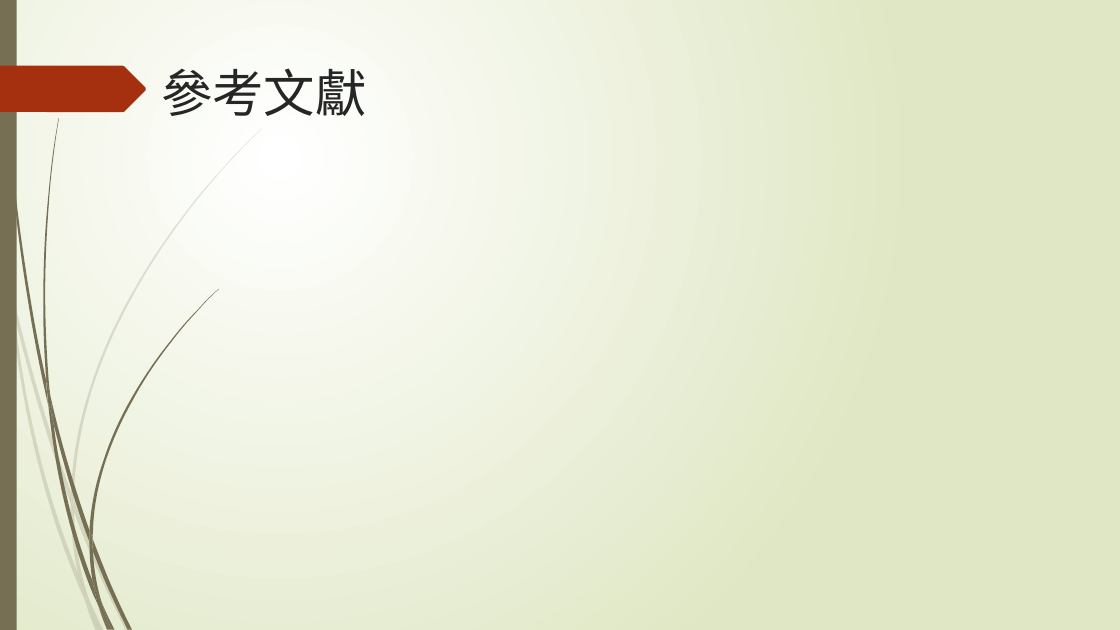
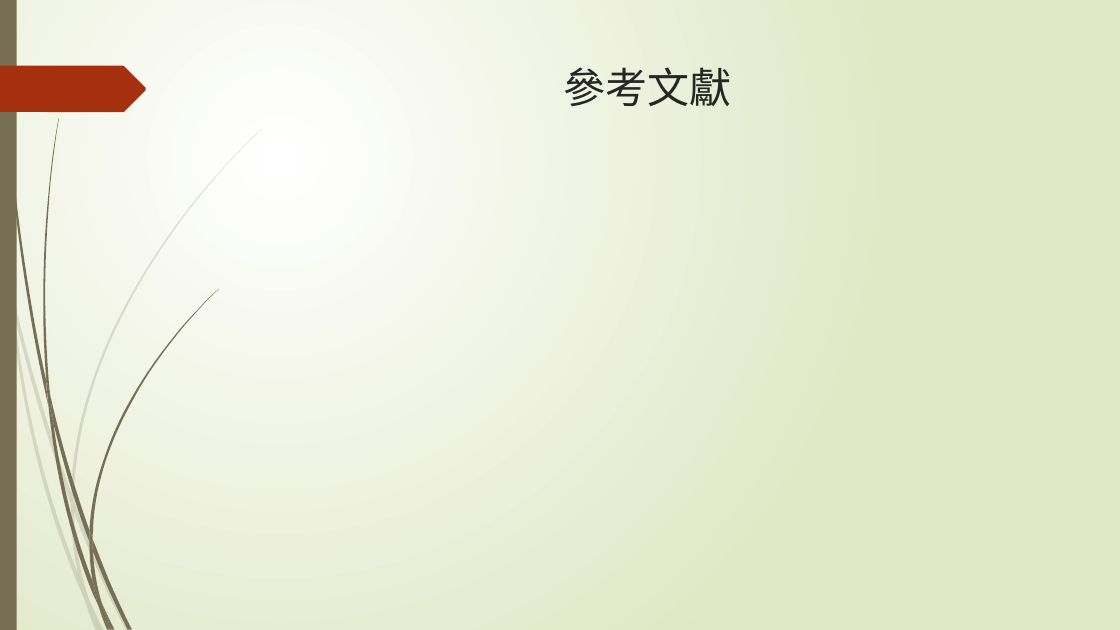
Before and after one commit to NIUWCSP/OTSM, a slide deck: slide 15 of report/以SDR實現OTSM通訊技術.pptx (slide 14 before the commit). Drawn at 1120x630 pixels with LibreOffice and Linux fonts; fonts in the diff are those of the drawing. Boxes give left, top, right and bottom in pixels: in the first picture for what was removed or moved away, otherwise in the second. Text is boxed around its words. In the diff, an @@ line names an element or a change of style, - is before the commit and + after.

```diff
--- a/report/以SDR實現OTSM通訊技術.pptx
+++ b/report/以SDR實現OTSM通訊技術.pptx
@@ title "參考文獻": place and size @@
-title "參考文獻" at bbox=[161, 68, 366, 116]
+title "參考文獻" at bbox=[564, 67, 732, 107]
@@ title "參考文獻" at bbox=[564, 67, 732, 107]: size 44 to 36 pt, font Noto Sans CJK JP to Quicksand; alignment left to centre @@
```
Also in this commit, not shown: 13 other slides changed, 3 slides added, 1 slide removed.
